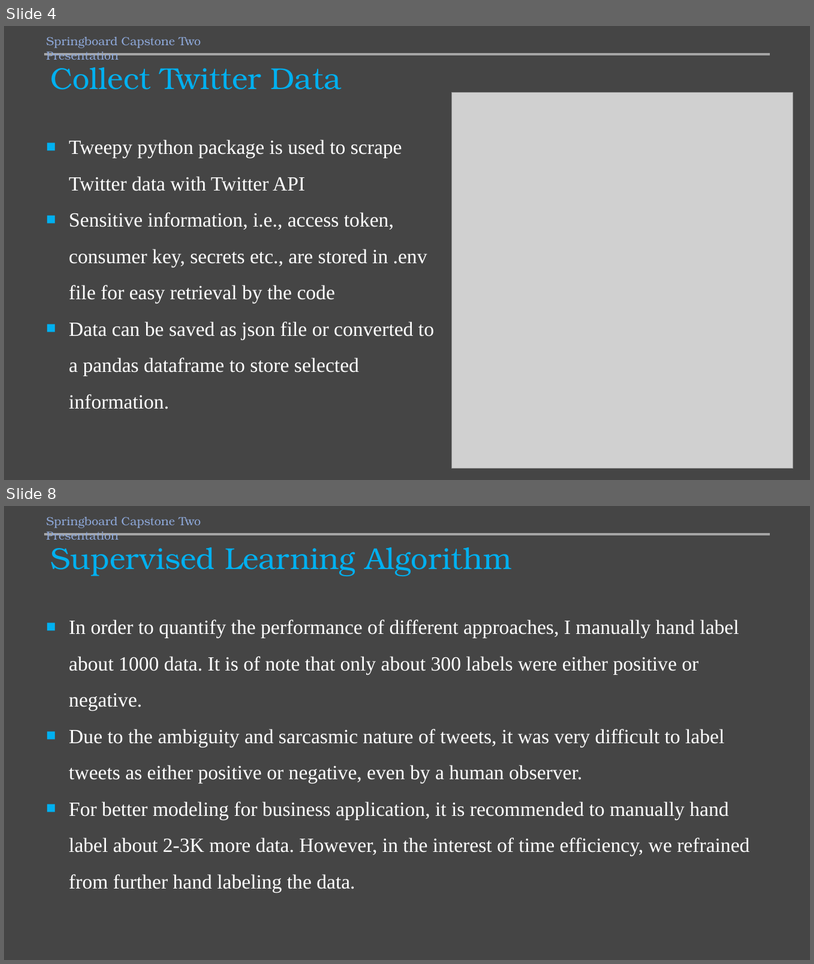
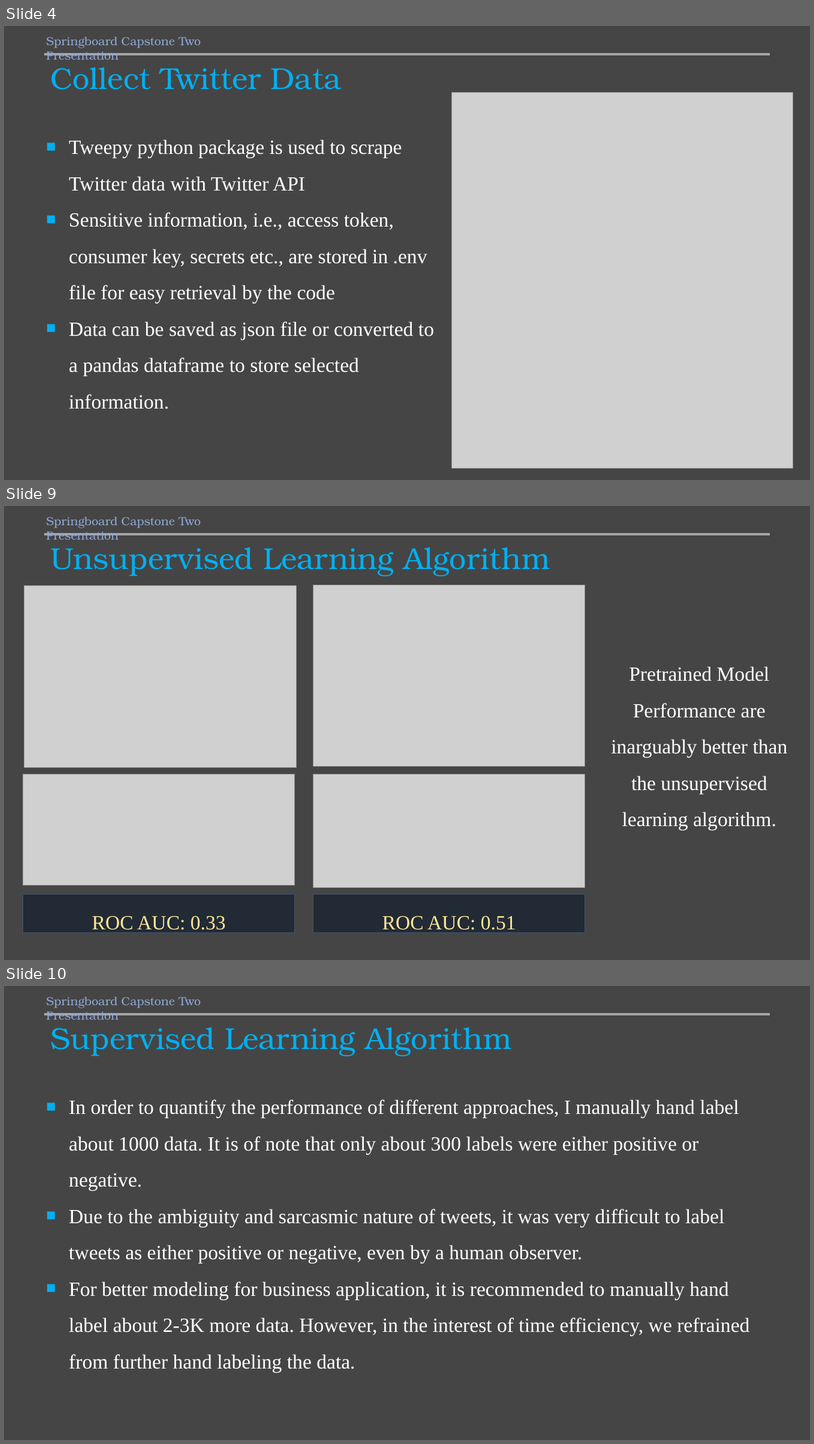
Before and after one commit to mamunm/sentiment_analysis, a slide deck: reports/sentiment_analysis.pptx. Shown one above the other, each under a label of ours: slides 4 and 8 before the commit, slides 4, 9 and 10 after it; the slides between them are not shown. The pictures are 814x964 and 814x1444 pixels, drawn with LibreOffice and Linux fonts; fonts in the diff are those of the drawing; grey boxes stand for pictures. Boxes give left, top, right and bottom in pixels: in the first picture for what was removed or moved away, otherwise in the second. Text is boxed around its words. In the diff, an @@ line names an element or a change of style, - is before the commit and + after.

```diff
--- a/reports/sentiment_analysis.pptx
+++ b/reports/sentiment_analysis.pptx
@@ slide 9 added at (4, 506, 810, 960), background #454545 @@
@@ text added at (46, 517, 201, 540), 14 pt, text #8FAADC @@
+Springboard Capstone Two Presentation
@@ line added from (45, 534) to (770, 534), #A5A5A5 3 pt @@
@@ title added at (50, 547, 550, 576), 36 pt, text #00B0F0 @@
+Unsupervised Learning Algorithm
@@ picture added at (24, 586, 297, 768) @@
@@ picture added at (313, 585, 585, 766) @@
@@ text added at (611, 666, 788, 830), 24 pt, text #FFFFFF @@
+Pretrained Model Performance are inarguably better than the unsupervised learning algorithm.
@@ picture added at (23, 774, 295, 885) @@
@@ picture added at (313, 774, 585, 888) @@
@@ rectangle added at (23, 894, 295, 933), fill #222A35, outline #44546A 0.75 pt, 24 pt, text #FFE699 @@
+ROC AUC: 0.33
@@ rectangle added at (313, 894, 585, 933), fill #222A35, outline #44546A 0.75 pt, 24 pt, text #FFE699 @@
+ROC AUC: 0.51
@@ what was slide 8 is now slide 10 @@
```
Also in this commit, not shown: 2 slides changed, 3 other slides added, 2 slides removed, 12 other files.
